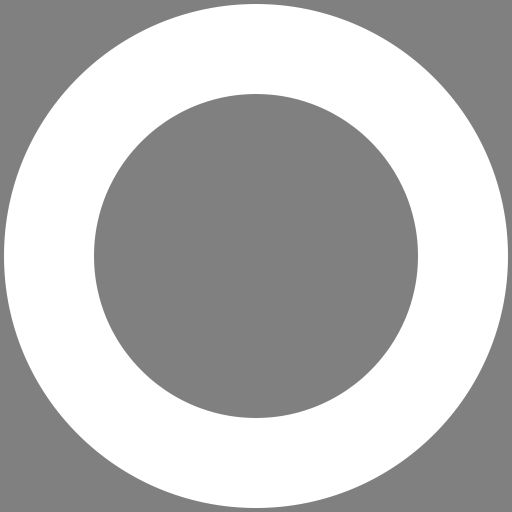
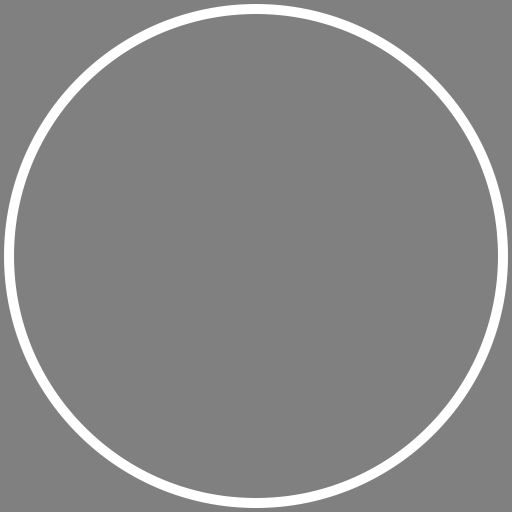
Two versions of the same layered image (512 x 512). Layer-by-layer changes:
painted on "Ellipse 1" over box(14, 14, 498, 498)
